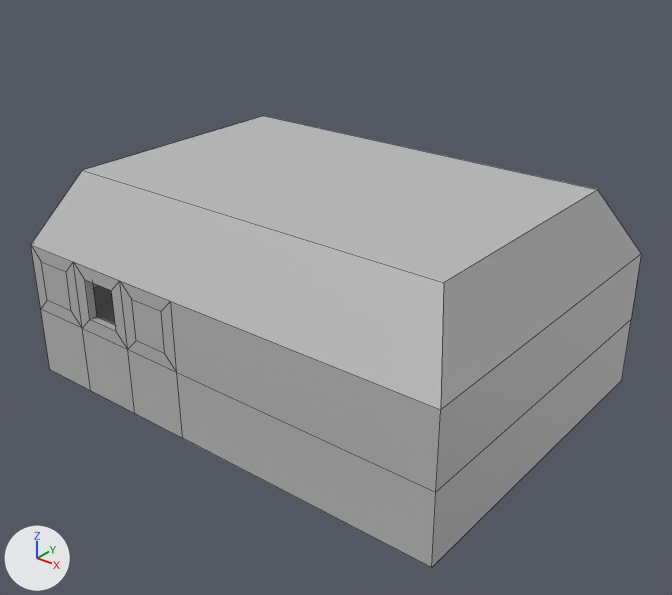
The FBX model Assets/Models/Mansion_base.fbx as it was, and as the next commit left it.
One viewpoint serves both versions: a 50 mm lens placed at (29.7, -36.9, 28.0), pointed at (1.8, -2.0, 6.3). The lights are fixed; the arrows at lower left show +X, +Y and +Z. Mesh edges are drawn as thin lines. Where no turn or scale is listed for an object, it has been applied to the vertices.

In view in the first picture: 'Mansion_base'.
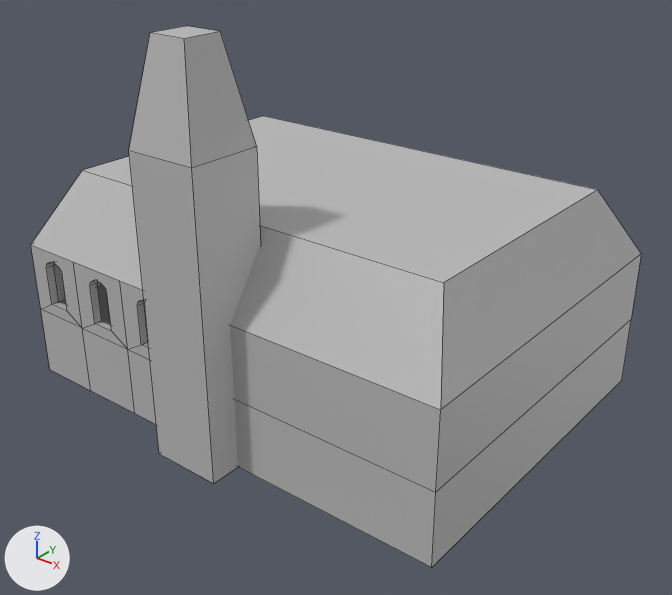
Commit message: Updated Mansion

The change, as a diff of the scene's bpy script:
```diff
--- a/Assets/Models/Mansion_base.fbx.py
+++ b/Assets/Models/Mansion_base.fbx.py
@@ me_mesh @@
 # used by ob_mansion_base; location = (0.0, 0.0, 0.0)
-me_mesh.from_pydata(...)  # 57 vertices, 50 faces; spans x -13.5..13.5, y -10.0..10.0, z 0.0..12.0
+me_mesh.from_pydata(...)  # 120 vertices, 84 faces; spans x -13.5..13.5, y -11.7..10.0, z 0.0..21.0
+# me_mesh part 1
+# 14 vertices are removed from x -12.7..-2.1, y -10.0..-9.5, z 4.2..7.2
+# 24 faces are deleted
+# 4 vertices in x -3.1, y 9.8..10.0, z 6.3..7.4 move by (1.9, 0.0, 0.0)
+# 4 vertices in x -4.2, y 9.8..10.0, z 6.3..7.4 move by (2.0, 0.0, 0.0)
+# 3 vertices in x -2.1, y -9.5..9.8, z 4.2..7.8 move by (3.4, 0.0, 0.0)
+# 3 vertices move from x -8.9..-6.7, y -9.5, z 4.8..7.2 to x -12.3..-3.1, y -9.5, z 4.7..7.2
+# 56 vertices are added at x -12.2..2.0, y -11.7..-7.8, z 0.0..21.0
+# 5 new vertices lie (0.0, 0.0, 2.2) away from vertices in x -10.9..-3.3, y -10.0..-9.5, z 4.7..4.8
+# 5 new vertices lie (-1.4, 0.0, 0.0) away from vertices in x -10.9..-3.3, y -10.0..-9.5, z 4.7
+# 5 new vertices lie (0.0, 0.0, 2.2) away from vertices in x -12.3..-4.7, y -10.0..-9.5, z 4.7
+# 6 new vertices lie (0.0, 0.5, 0.0) away from vertices in x -11.6..-4.2, y -10.0, z 7.2..7.4
+# 58 new faces join them
 me_mesh.materials.append(mat_lambert1)
```

Pixel boxes [x1, y1, x2, y2] of what changed, in the pictures (672 x 595 px):
'Mansion_base', reshaped (20% taller): before [31, 116, 641, 567]; after [31, 26, 641, 567]
part 1 of me_mesh, built on: before [31, 245, 177, 372]; after [31, 26, 261, 483]
